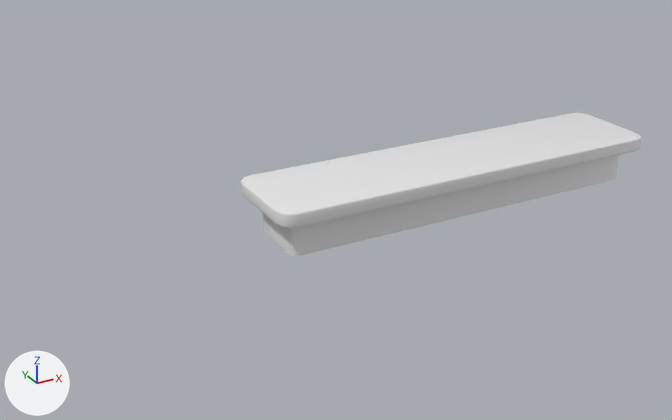
The FBX model Assets/_GameFolder/Models/WorkArea/Table.fbx: old version first, new version second.
One viewpoint serves both versions: a 50 mm camera at (-0.655, -0.935, 0.497) aimed at (-0.13, 0.02, 0.02). Lighting does not change. The marker at lower left points along +X, +Y and +Z. Where no turn or scale is listed for an object, it has been applied to the vertices.
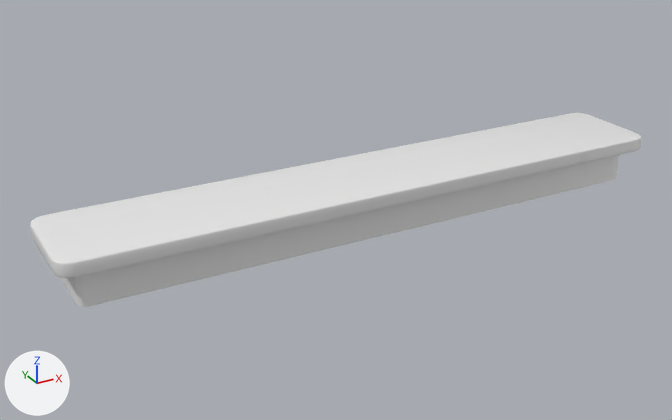
Where the newer file only moved an object's origin or applied its transform, the numbers keep the older frame.

The change, as a diff of the scene's bpy script:
```diff
--- a/Assets/_GameFolder/Models/WorkArea/Table.fbx.py
+++ b/Assets/_GameFolder/Models/WorkArea/Table.fbx.py
@@ me_plane_003 @@
 me_plane_003.from_pydata(...)  # 172 vertices, 158 faces; spans x -0.244..0.322, y -0.063..0.073, z 0.001..0.068
 # used by ob_plane_042; location = (0.0, 0.0, 0.0)
+# me_plane_003 part 1: all 84 vertices in x -0.244..-0.212, y -0.063..0.073, z 0.001..0.068 are moved by (-0.255, 0.0, 0.0)
 me_plane_003.materials.append(mat_material_013)
```

Boxes [x1, y1, x2, y2] around the edits, measured in the pictures (672 x 420 px; the box of a moved part takes in the faces that stretch with it):
'Plane.042', reshaped (53% wider, 35% taller): before [241, 113, 641, 256]; after [30, 113, 641, 307]
part 1 of me_plane_003, moved or reshaped: before [241, 176, 300, 256]; after [30, 176, 300, 307]
